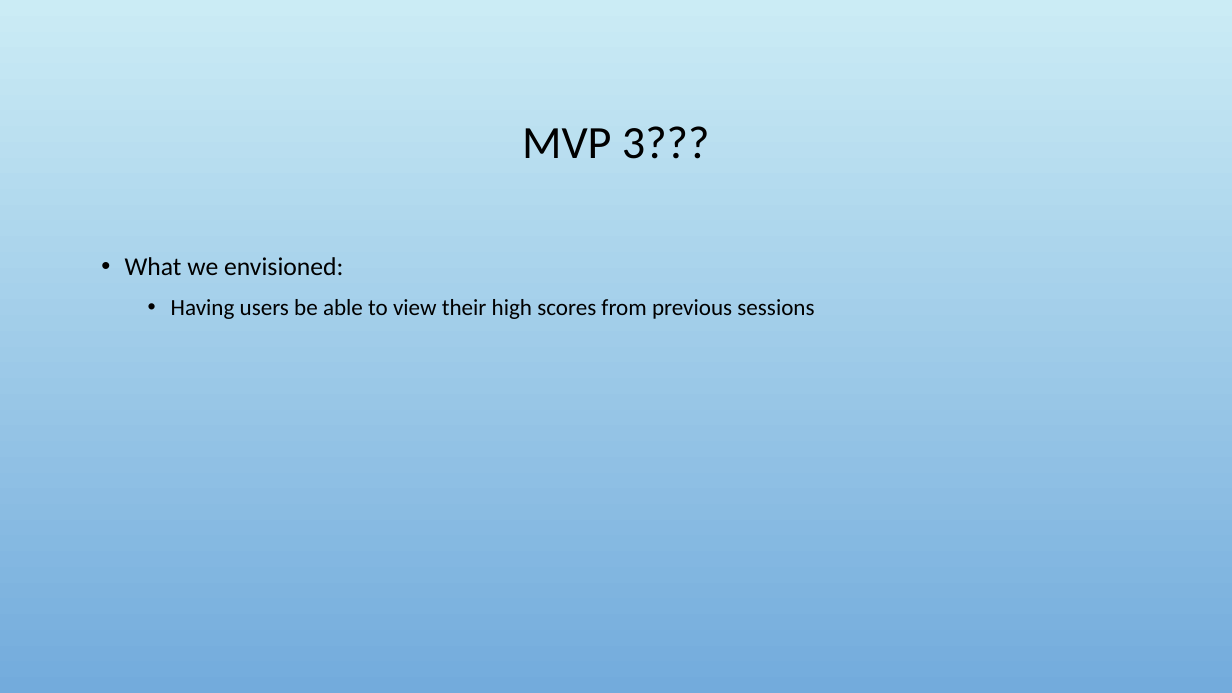
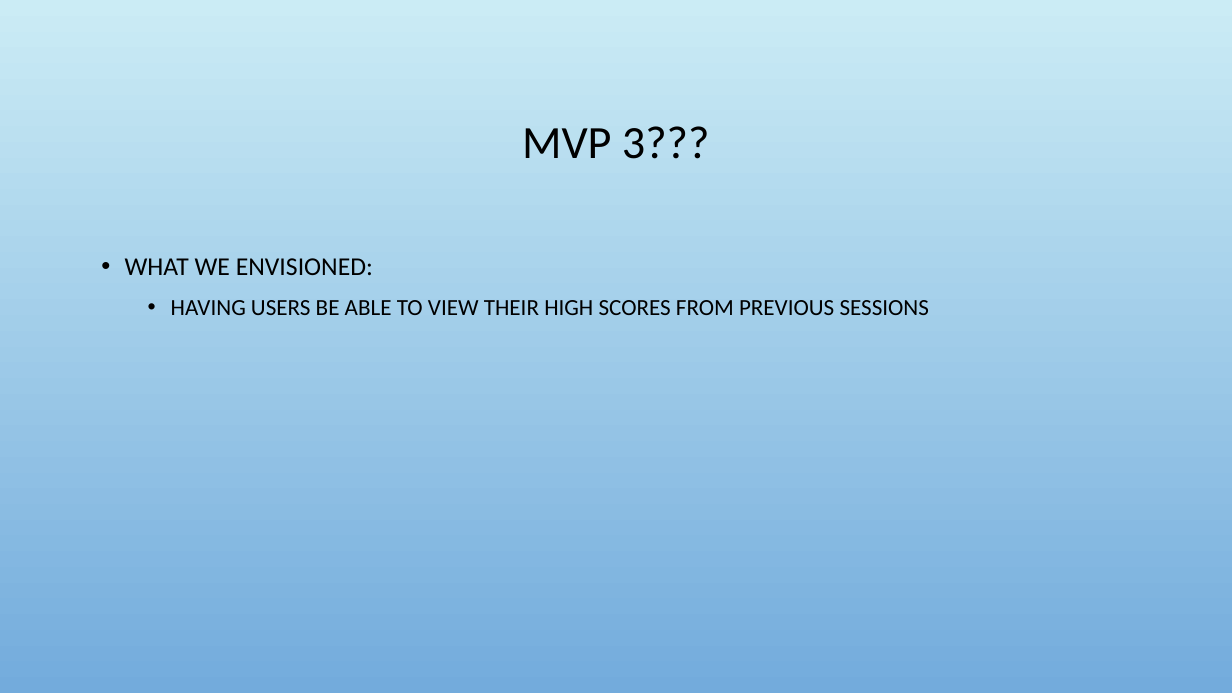
Before and after one commit to Jacobchapman99/ENSE-374-Group07-Project, a slide deck: slide 18 of Milestone4/Milestone 4.ppt. Drawn at 1232x693 pixels with LibreOffice and Linux fonts; fonts in the diff are those of the drawing; background and template pictures are left out. Boxes give left, top, right and bottom in pixels: in the first picture for what was removed or moved away, otherwise in the second. Text is boxed around its words. In the diff, an @@ line names an element or a change of style, - is before the commit and + after.

```diff
--- a/Milestone4/Milestone 4.ppt
+++ b/Milestone4/Milestone 4.ppt
@@ text at (x1=125, y1=258, x2=929, y2=315): text changed @@
-• What we envisioned:
-  • Having users be able to view their high scores from previous sessions
+• WHAT WE ENVISIONED:
+  • HAVING USERS BE ABLE TO VIEW THEIR HIGH SCORES FROM PREVIOUS SESSIONS
```
Also in this commit, not shown: 18 other slides changed.
